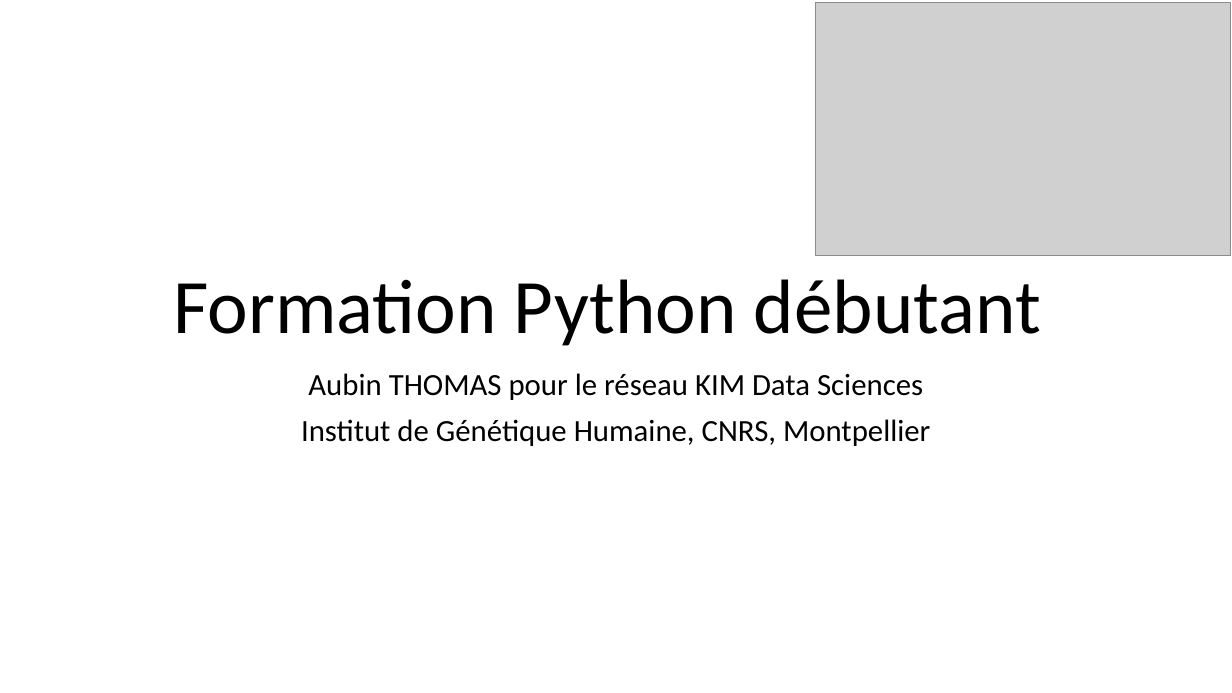
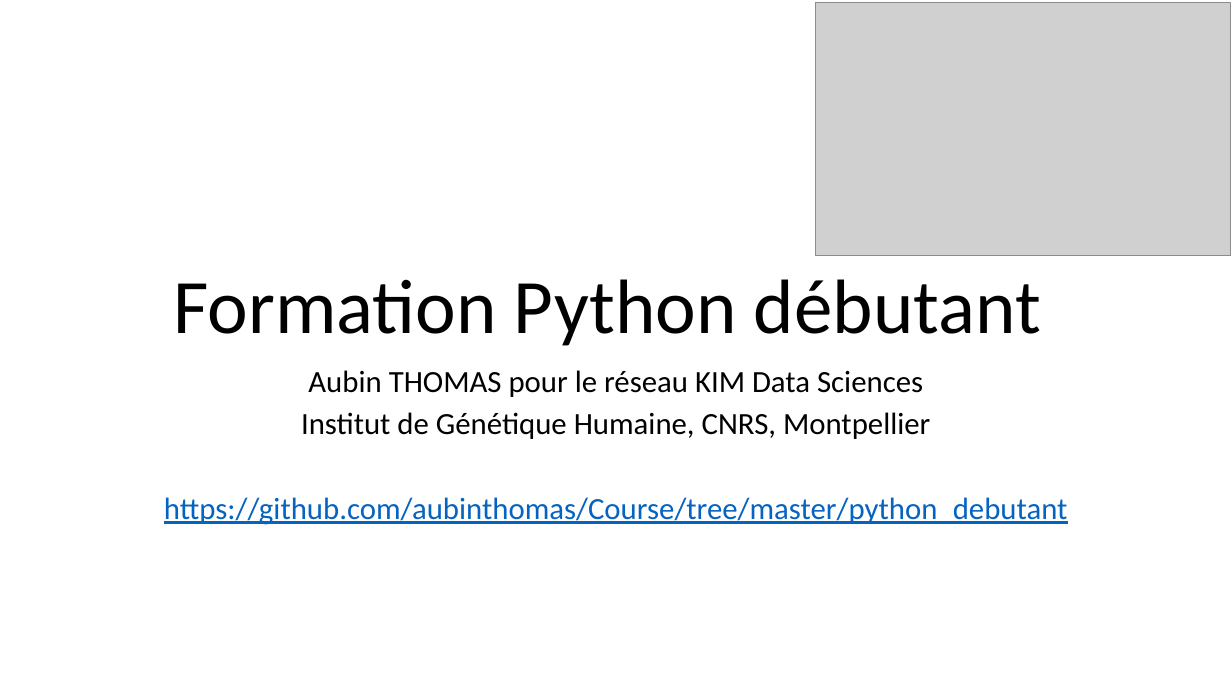
Before and after one commit to aubinthomas/Course, a slide deck: slide 1 of python_debutant/Formation Python débutant.pptx. Drawn at 1232x693 pixels with LibreOffice and Linux fonts; fonts in the diff are those of the drawing; grey boxes stand for pictures. Boxes give left, top, right and bottom in pixels: in the first picture for what was removed or moved away, otherwise in the second. Text is boxed around its words. In the diff, an @@ line names an element or a change of style, - is before the commit and + after.

```diff
--- a/python_debutant/Formation Python débutant.pptx
+++ b/python_debutant/Formation Python débutant.pptx
@@ subtitle at box(301, 370, 930, 439): line spacing 0.9 to 0.8 @@
@@ subtitle at box(164, 497, 1068, 525): paragraph added @@
+https://github.com/aubinthomas/Course/tree/master/python_debutant
```
Also in this commit, not shown: 5 other slides changed, 12 slides added, 4 other files.
